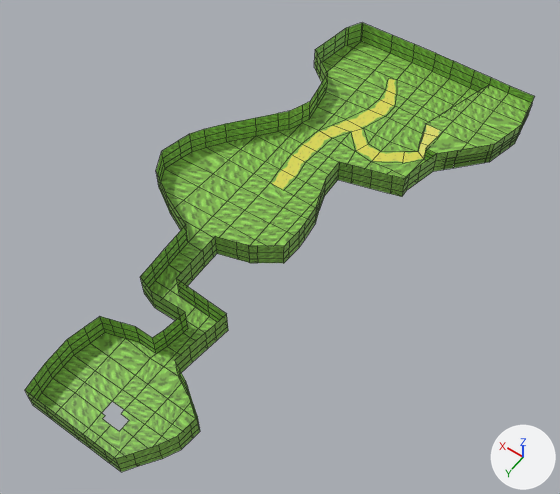
One commit to the FBX model dev/models/mod.fbx: the scene before it, then after it.
Before and after are seen from a 50 mm camera at (-112.5, 46.8, 197.8) aimed at (-28.2, -71.1, 12.5). Lighting does not change. The marker at lower right points along +X, +Y and +Z. The first picture is the older version. Mesh edges are drawn as thin lines.

The older version as bpy lines, for what is in view:
```python
me_plane_004 = bpy.data.meshes.new('Plane.004')
me_plane_004.from_pydata(...)  # 640 vertices, 569 faces; spans x -50.0..37.0, y -79.0..98.0, z 0.0..8.0
me_plane_004.materials.append(mat_material_003)  # picture img_tex01_png
ob_plane_004 = bpy.data.objects.new('Plane.004', me_plane_004)
ob_plane_004.location = (-17.1, -88.6, 15.2)
```
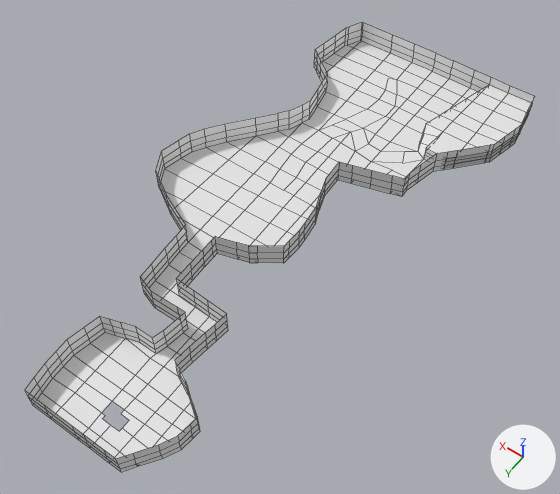
Pixel boxes (x1, y1, x2, y2) of what changed, in the pictures (560 x 494 px):
'Plane.004', recoloured (green to white)
    both: (25, 23, 535, 472)

Edits to the bpy script that builds the scene:
```text
Add mat_material_004:
    mat_material_004 = principled_material('Material.004')
    mat_material_004.base_color = (0.8, 0.8, 0.8)  # white #e7e7e7
Change me_plane_004:
    where me_plane_004.from_pydata(...)  # 640 vertices, 569 faces; spans x -50.0..37.0, y -79.0..98.0, z 0.0..8.0
    remove me_plane_004.materials.append(mat_material_003)  # picture img_tex01_png
    add me_plane_004.materials.append(mat_material_004)  # white #e7e7e7
```
